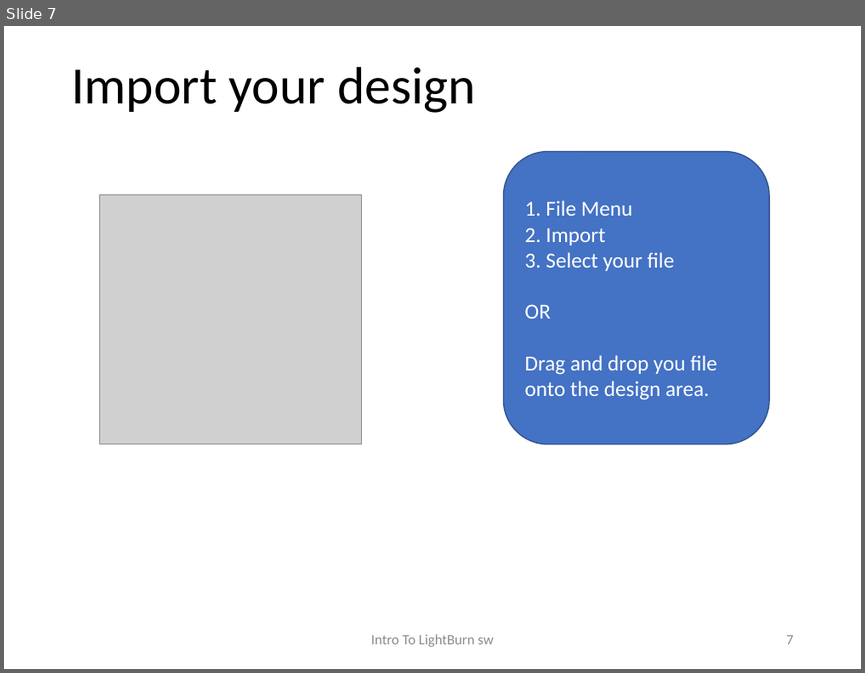
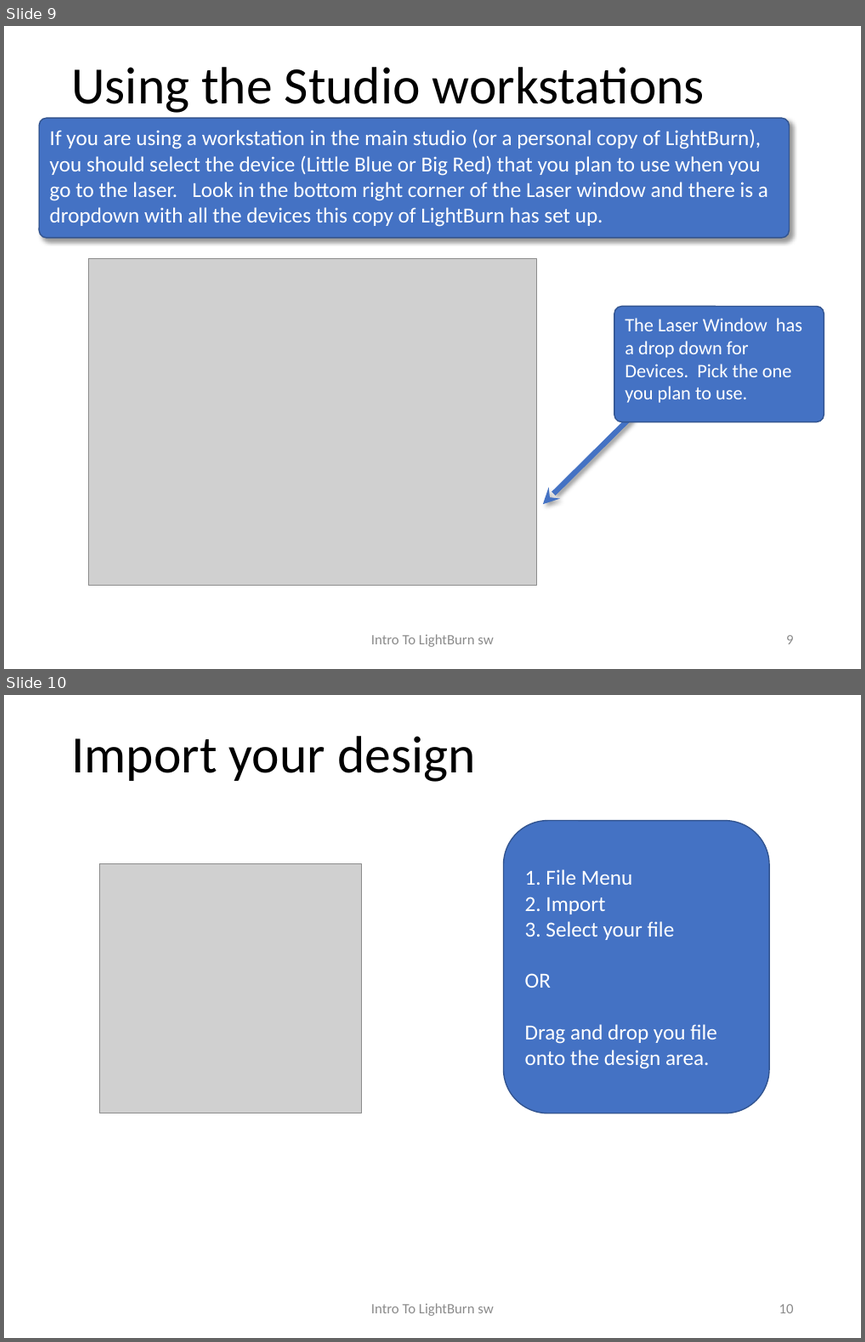
Before and after one commit to BainbridgeArtisanResourceNetwork/ETA-Documents, a slide deck: Intro to LightBurn.pptx. Shown one above the other, each under a label of ours: slide 7 before the commit, slides 9 and 10 after it. The pictures are 865x673 and 865x1342 pixels, drawn with LibreOffice and Linux fonts; fonts in the diff are those of the drawing; grey boxes stand for pictures. Boxes give left, top, right and bottom in pixels: in the first picture for what was removed or moved away, otherwise in the second. Text is boxed around its words. In the diff, an @@ line names an element or a change of style, - is before the commit and + after.

```diff
--- a/Intro to LightBurn.pptx
+++ b/Intro to LightBurn.pptx
@@ slide 9 added at (x1=4, y1=26, x2=861, y2=669), background #FFFFFF @@
@@ title added at (x1=71, y1=67, x2=704, y2=113), 44 pt, text #000000 @@
+Using the Studio workstations
@@ rounded rectangle added at (x1=39, y1=118, x2=789, y2=238), fill #4472C4, outline #325491 1 pt, 18 pt, text #FFFFFF @@
+If you are using a workstation in the main studio (or a personal copy of LightBurn), you should select the device (Little Blue or Big Red) that you plan to use when you go to the laser. Look in the bottom right corner of the Laser window and there is a dropdown with all the devices this copy of LightBurn has set up.
@@ picture added at (x1=89, y1=259, x2=536, y2=585) @@
@@ rounded rectangle added at (x1=614, y1=306, x2=823, y2=422), fill #4472C4, outline #325491 1 pt, 16 pt, text #FFFFFF @@
+The Laser Window has a drop down for Devices. Pick the one you plan to use.
@@ arrow added from (630, 418) to (543, 504), #4472C4 4.5 pt @@
@@ text added at (x1=371, y1=634, x2=493, y2=646), 12 pt, text #8C8C8C @@
+Intro To LightBurn sw
@@ page number added at (x1=786, y1=635, x2=793, y2=644), 12 pt, text #8C8C8C @@
+9
@@ what was slide 7 is now slide 10 @@
@@ page number at (x1=779, y1=1304, x2=794, y2=1313): text changed @@
-7
+10
```
Also in this commit, not shown: 3 slides changed, 6 other slides added, 1 slide removed, 1 other file.
